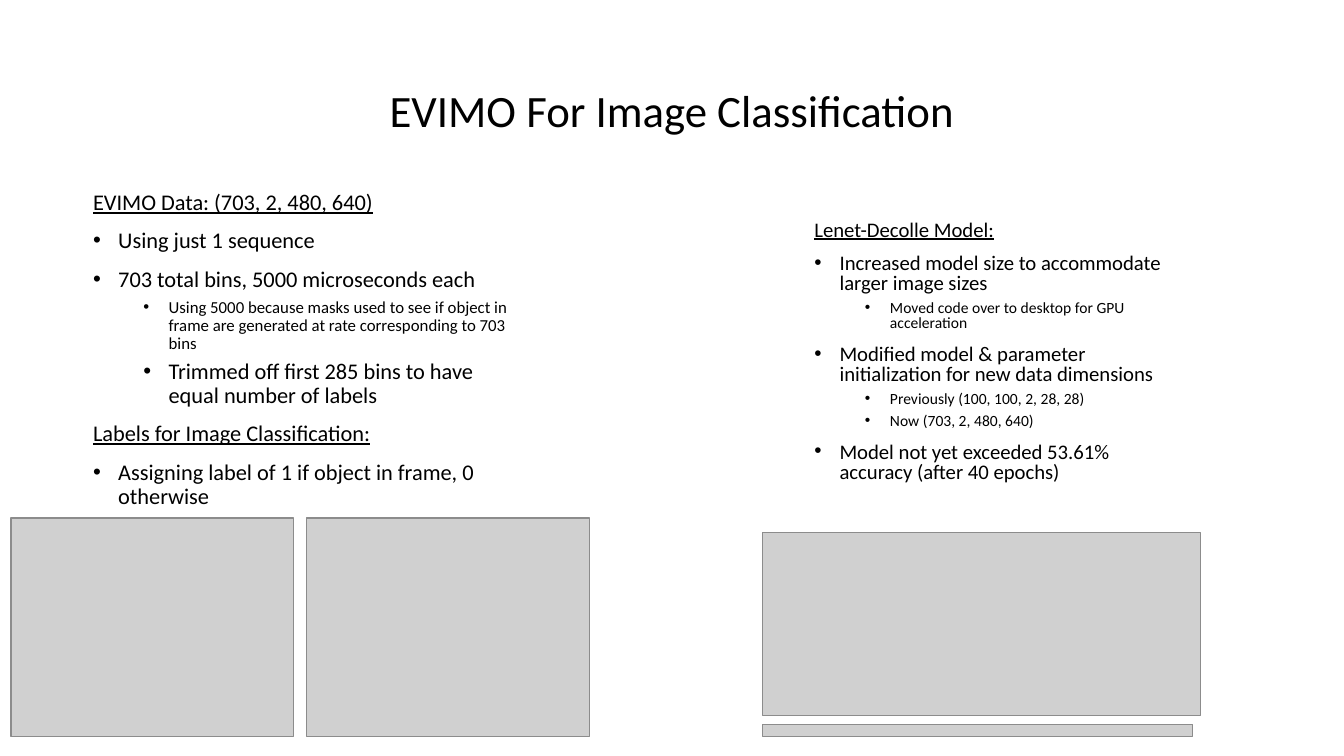
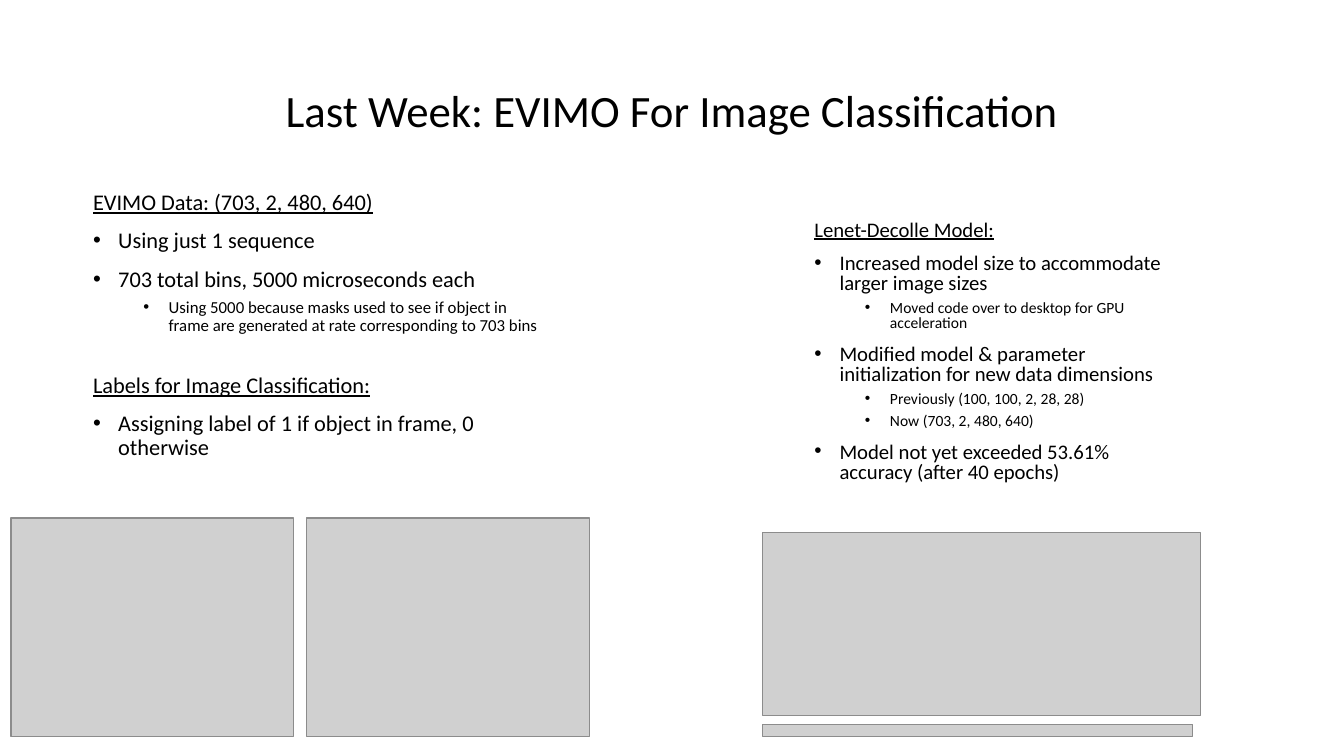
Before and after one commit to tarmst/snn, a slide deck: slide 1 of SNN.pptx. Drawn at 1344x756 pixels with LibreOffice and Linux fonts; fonts in the diff are those of the drawing; grey boxes stand for pictures. Boxes give left, top, right and bottom in pixels: in the first picture for what was removed or moved away, otherwise in the second. Text is boxed around its words. In the diff, an @@ line names an element or a change of style, - is before the commit and + after.

Commit message:
Updates from this week

```diff
--- a/SNN.pptx
+++ b/SNN.pptx
@@ title at bbox=[286, 96, 1057, 135]: text changed @@
-EVIMO For Image Classification
+Last Week: EVIMO For Image Classification
@@ text at bbox=[169, 363, 473, 407]: paragraph removed @@
-  • Trimmed off first 285 bins to have equal number of labels
```
Also in this commit, not shown: 1 slide added, 1 slide removed, 2 other files.
